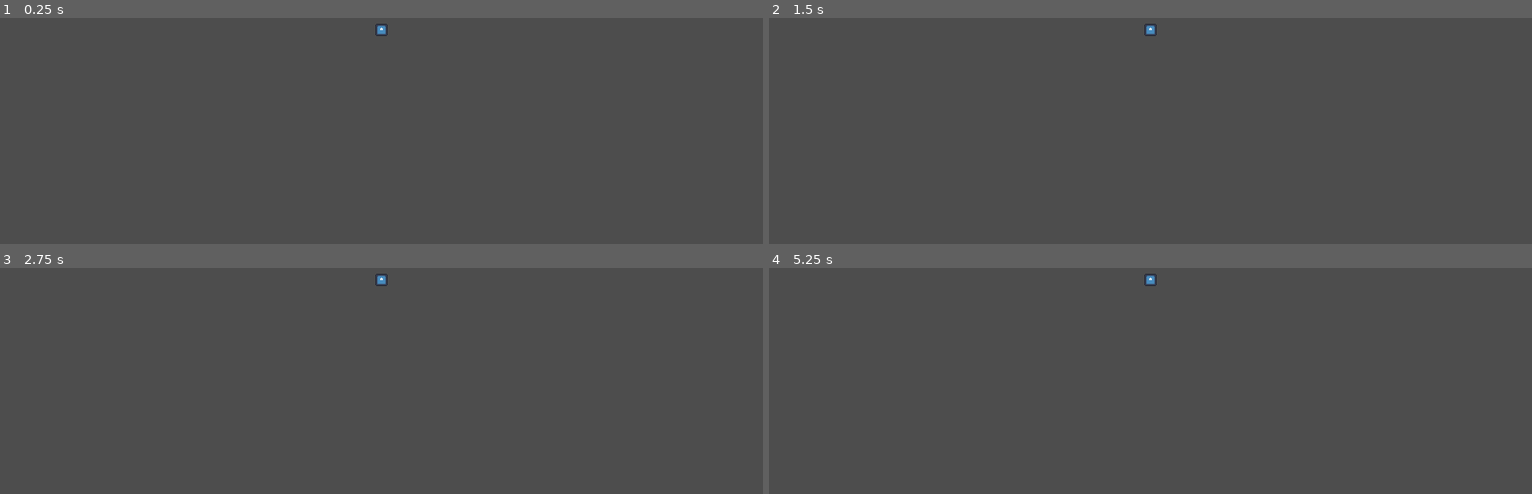
Above: before the commit, frames 1-4 (two rows, left to right).
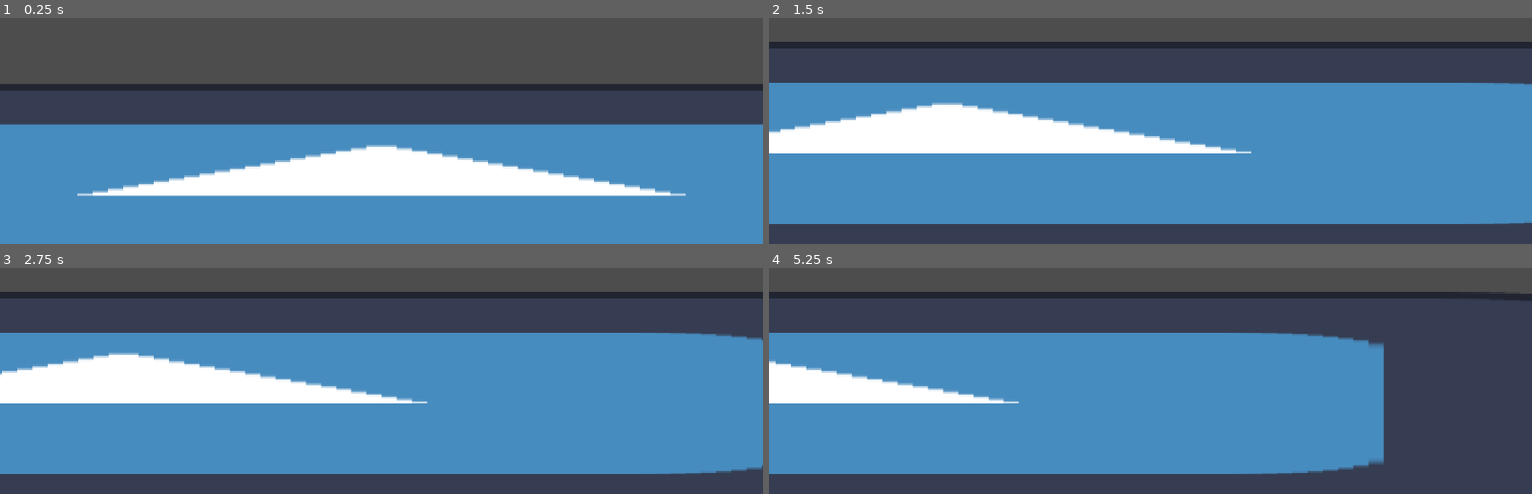
Above: after the commit, the same moments.

Repository: hazar27GameDev/GodotEatFoodGameJam
Game: Godot game, scene res://world.tscn
The game is run twice, just before and just after one commit, with the same random seed, the same clock (stepped at 60 frames per second) and the same inputs. The engine's default icon, where the game draws it, is replaced by a stand-in: a white triangle on a blue panel in a dark square.
Inputs:
- Up to frame 1 (0.25 s): no input
- Up to frame 2 (1.5 s): tap Enter (ui_accept) at 0.5, 0.6, 0.77, 1.07, 1.35 s; hold Right (ui_right) from 0.53 s (still down)
- Up to frame 3 (2.75 s): tap Enter (ui_accept) at 1.52, 1.82, 2.1 s; release Right (ui_right) at 2.03 s; hold Left (ui_left) from 2.03 s (still down)
- Up to frame 4 (5.25 s): release Left (ui_left) at 2.78 s; hold Right (ui_right) 2.78-4.28 s; tap Enter (ui_accept) at 2.85, 3.02, 3.32, 3.6, 3.77, 4.07, 4.35, 4.52, 4.82, 5.1 s; hold Left (ui_left) 4.28-5.03 s; hold Right (ui_right) from 5.03 s (still down)

The runs differ from the first frame. In frame 1, 57% of the frame differs, in the area x 0-100%, y 2-100%; in frame 2, 65%, in the area x 0-100%, y 2-92%; in frame 3, 65%; in frame 4, 53%.

Commit message:
spritSludge

Diff:
--- a/character_body_2d.gd
+++ b/character_body_2d.gd
@@ -1,8 +1,10 @@
 extends CharacterBody2D
 
 
-const SPEED = 300.0
+const SPEED = 100.0
 const JUMP_VELOCITY = -400.0
+
+var frog = false
 
 
 func _physics_process(delta: float) -> void:
@@ -12,7 +14,8 @@
 
 	# Handle jump.
 	if Input.is_action_just_pressed("ui_accept") and is_on_floor():
-		velocity.y = JUMP_VELOCITY
+		if frog == true:
+			velocity.y = JUMP_VELOCITY
 
 	# Get the input direction and handle the movement/deceleration.
 	# As good practice, you should replace UI actions with custom gameplay actions.
--- a/player.tscn
+++ b/player.tscn
@@ -1,18 +1,21 @@
 [gd_scene load_steps=4 format=3 uid="uid://drowslitkutn5"]
 
 [ext_resource type="Script" uid="uid://bsj7bc7r4tgyx" path="res://character_body_2d.gd" id="1_onrkg"]
-[ext_resource type="Texture2D" uid="uid://cfq4ct668fqom" path="res://icon.svg" id="2_i3pqv"]
+[ext_resource type="Texture2D" path="res://Sprites/New Piskel (20).png" id="2_onrkg"]
 
-[sub_resource type="RectangleShape2D" id="RectangleShape2D_hqtel"]
+[sub_resource type="CircleShape2D" id="CircleShape2D_onrkg"]
+radius = 5.09902
 
 [node name="Player" type="CharacterBody2D"]
 script = ExtResource("1_onrkg")
 
 [node name="CollisionShape2D" type="CollisionShape2D" parent="."]
-shape = SubResource("RectangleShape2D_hqtel")
+shape = SubResource("CircleShape2D_onrkg")
 
 [node name="Sprite2D" type="Sprite2D" parent="CollisionShape2D"]
-scale = Vector2(0.140625, 0.140625)
-texture = ExtResource("2_i3pqv")
+texture = ExtResource("2_onrkg")
+vframes = 2
 
 [node name="Camera2D" type="Camera2D" parent="."]
+zoom = Vector2(4, 4)
+position_smoothing_enabled = true
--- a/project.godot
+++ b/project.godot
@@ -17,5 +17,6 @@
 
 [rendering]
 
+textures/canvas_textures/default_texture_filter=0
 renderer/rendering_method="gl_compatibility"
 renderer/rendering_method.mobile="gl_compatibility"
--- a/world.tscn
+++ b/world.tscn
@@ -1,7 +1,23 @@
-[gd_scene load_steps=2 format=3 uid="uid://de5cyqcd7nf0d"]
+[gd_scene load_steps=4 format=3 uid="uid://de5cyqcd7nf0d"]
 
 [ext_resource type="PackedScene" uid="uid://drowslitkutn5" path="res://player.tscn" id="1_f3sb7"]
+[ext_resource type="Texture2D" uid="uid://cfq4ct668fqom" path="res://icon.svg" id="2_fj7yv"]
+
+[sub_resource type="RectangleShape2D" id="RectangleShape2D_tlwt5"]
+size = Vector2(124, 125)
 
 [node name="World" type="Node2D"]
 
 [node name="Player" parent="." instance=ExtResource("1_f3sb7")]
+
+[node name="Sprite2D" type="Sprite2D" parent="."]
+position = Vector2(0, 71)
+scale = Vector2(5.73365, 0.639177)
+texture = ExtResource("2_fj7yv")
+
+[node name="StaticBody2D" type="StaticBody2D" parent="Sprite2D"]
+position = Vector2(0, -71)
+
+[node name="CollisionShape2D" type="CollisionShape2D" parent="Sprite2D/StaticBody2D"]
+position = Vector2(0, 70.5)
+shape = SubResource("RectangleShape2D_tlwt5")
